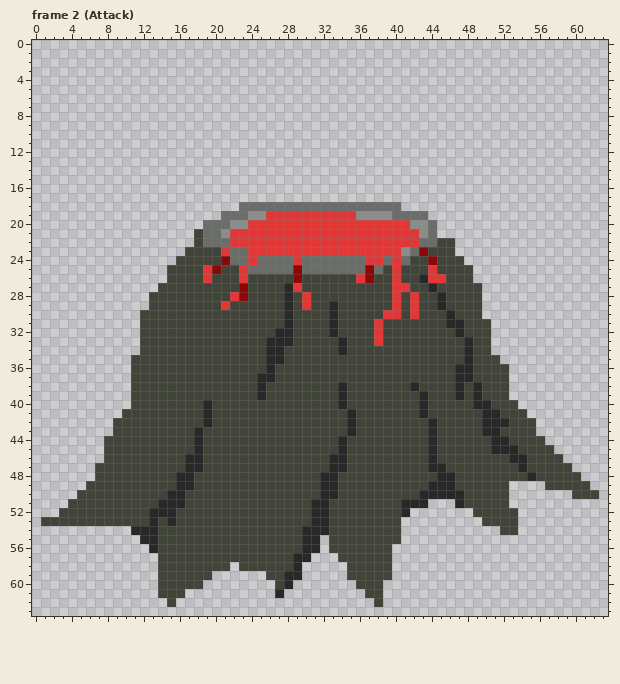
Pixel-art file -- games/long-way/assets/art/characters/volcano.aseprite. Above is the file before it was changed.
64x64 pixels, 10 frames. Shown: frame 2 (Attack). The commit also changed other frames, which this record leaves out.
And afterwards:
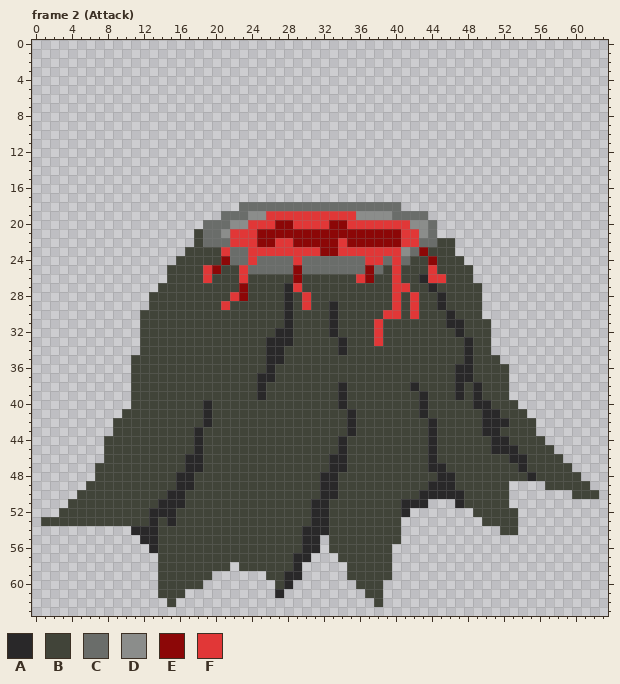
Palette (. is transparent): A #292829  B #414439  C #6a6d6a  D #8b8d8b  E #8c0707  F #e13737
Changes in this commit:
Changed rows in their new state; - is an unchanged pixel.
Frame 2 (Attack), layer "lava":
first column x 25:
20 --EE----EE------
21 EEEEEEEEEEEEEEEE
22 EE--EEEEE-EEEEEE
23 -------EE-------
Pixel boxes of the changes (left, top, right, bottom) in both pictures:
changed: (257, 220, 401, 256)
